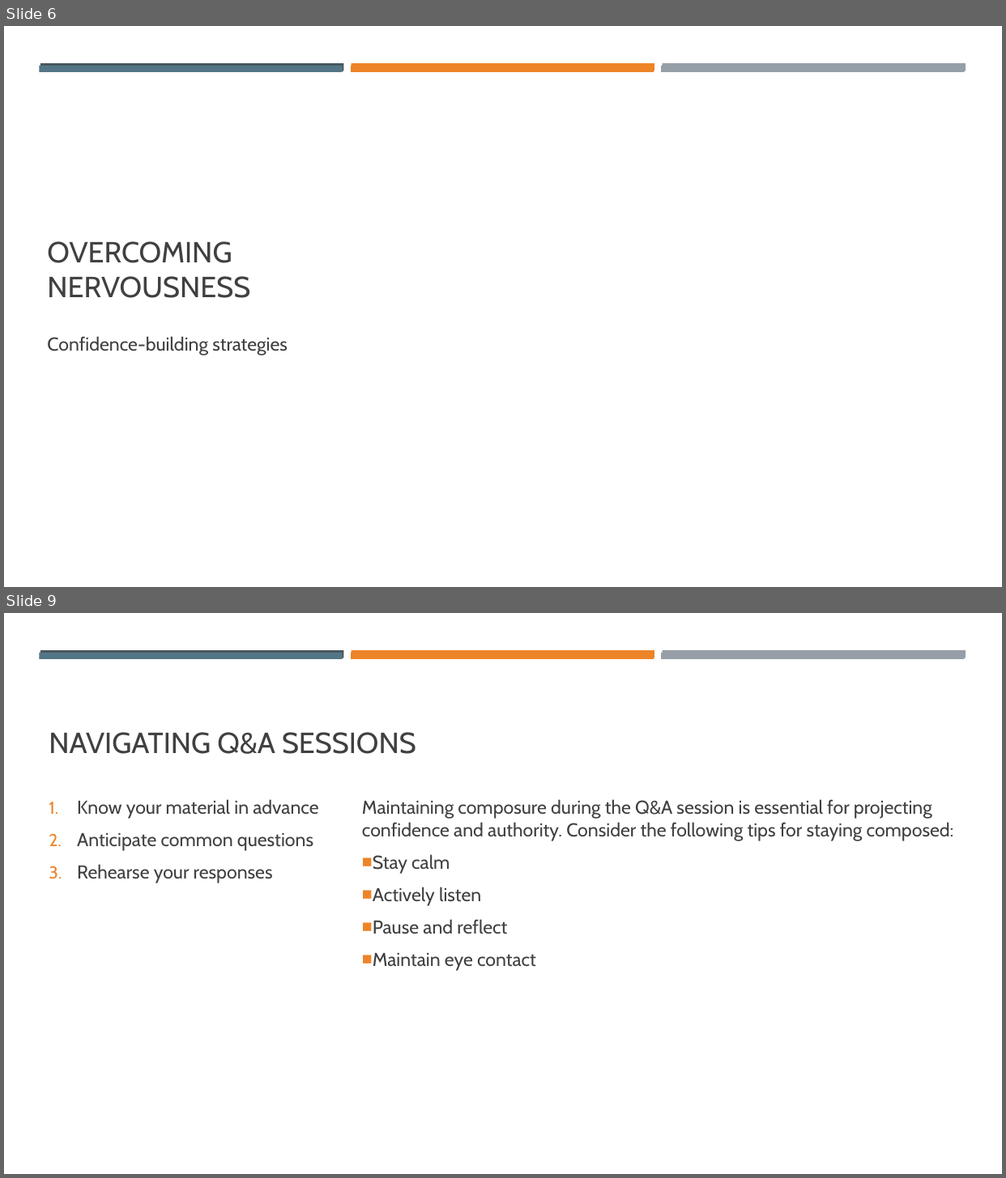
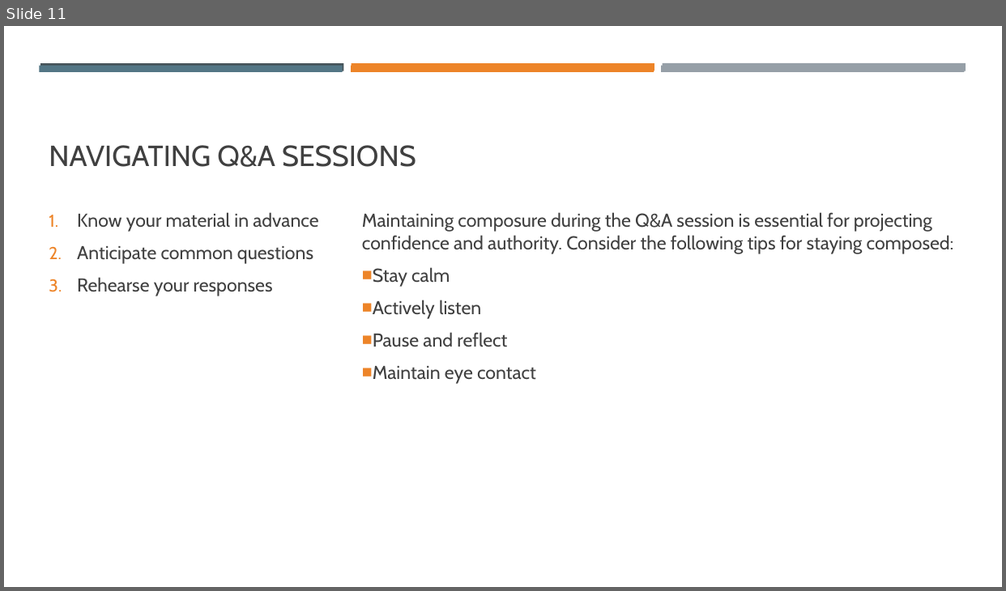
Before and after one commit to mkdib1/med_lab, a slide deck: dslab_presentation.pptx. Shown one above the other, each under a label of ours: slides 6 and 9 before the commit, slide 11 after it; the slides between them are not shown. The pictures are 1006x1178 and 1006x591 pixels, drawn with LibreOffice and Linux fonts; fonts in the diff are those of the drawing. Boxes give left, top, right and bottom in pixels: in the first picture for what was removed or moved away, otherwise in the second. Text is boxed around its words. In the diff, an @@ line names an element or a change of style, - is before the commit and + after.

```diff
--- a/dslab_presentation.pptx
+++ b/dslab_presentation.pptx
@@ slide 6 removed at <box>4,26,1002,587</box>, background #FFFFFF; not listed: 6 template elements that a slide beside it also shows @@
@@ title removed at <box>47,241,250,298</box> @@
-OVERCOMING NERVOUSNESS
@@ subtitle removed at <box>47,336,288,356</box> @@
-Confidence-building strategies
@@ what was slide 9 is now slide 11 @@
```
Also in this commit, not shown: 5 slides changed, 5 slides added, 2 other slides removed, 4 other files.
